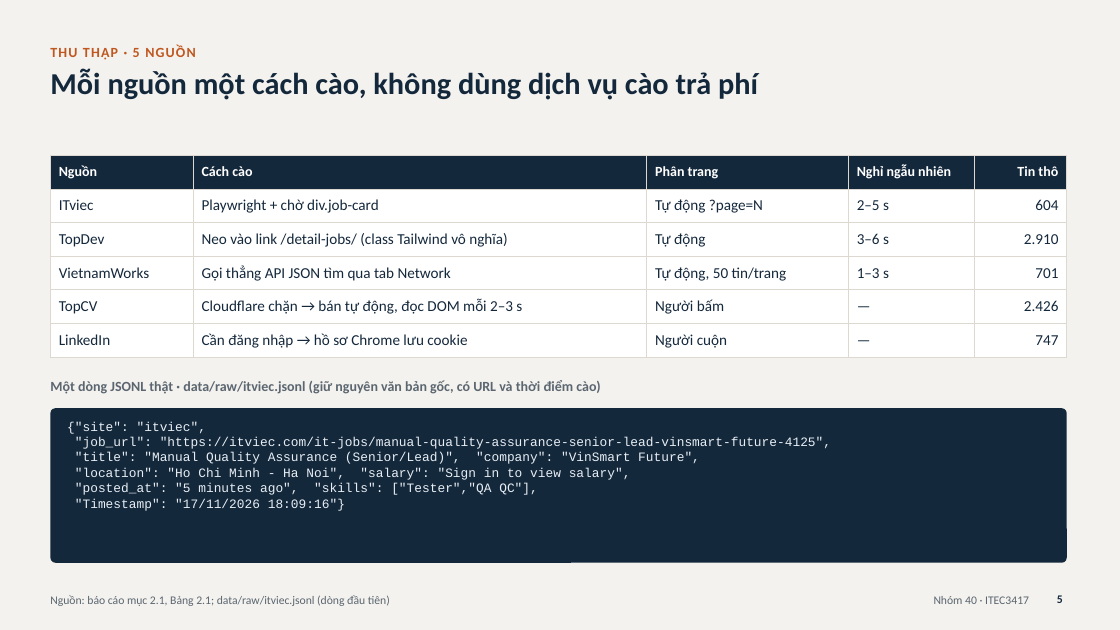
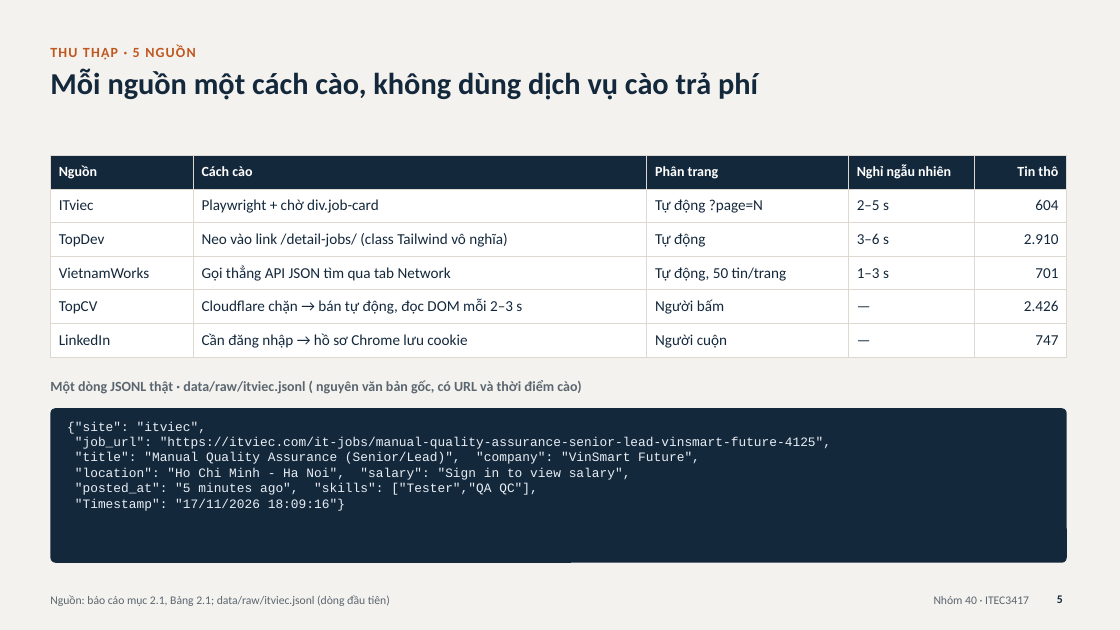
Before and after one commit to Tuan-Nguyen-176/vietnam-it-job-market-analysis, a slide deck: slide 5 of slide thuyet trinh/Nhom40_SlideThuyetTrinh.pptx. Drawn at 1120x630 pixels with LibreOffice and Linux fonts; fonts in the diff are those of the drawing. Boxes give left, top, right and bottom in pixels: in the first picture for what was removed or moved away, otherwise in the second. Text is boxed around its words. In the diff, an @@ line names an element or a change of style, - is before the commit and + after.

```diff
--- a/slide thuyet trinh/Nhom40_SlideThuyetTrinh.pptx
+++ b/slide thuyet trinh/Nhom40_SlideThuyetTrinh.pptx
@@ text at bbox=[50, 380, 581, 394]: text changed @@
-Một dòng JSONL thật · data/raw/itviec.jsonl (giữ nguyên văn bản gốc, có URL và thời điểm cào)
+Một dòng JSONL thật · data/raw/itviec.jsonl ( nguyên văn bản gốc, có URL và thời điểm cào)
```
Also in this commit, not shown: 2 other slides changed, 1 slide removed.
